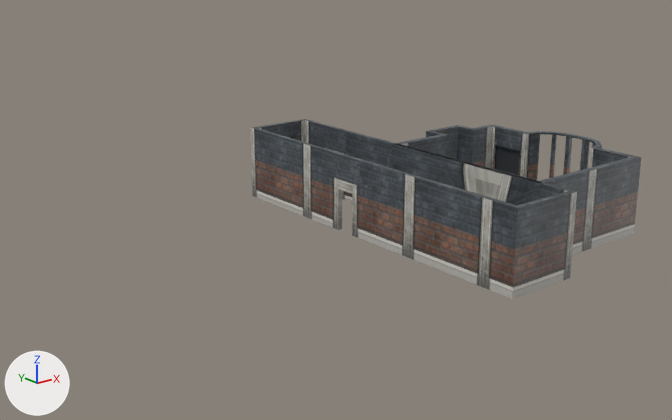
Renders of the glTF model escape_room/assets/map.glb from each side of a commit.
Both versions are drawn from a 50 mm lens placed at (-10.2, -8.96, 4.34), pointed at (-2.54, 0.62, 0.51). Arrows for +X, +Y and +Z are at lower left; the lights stay in place. Vertices at the same position are counted once.
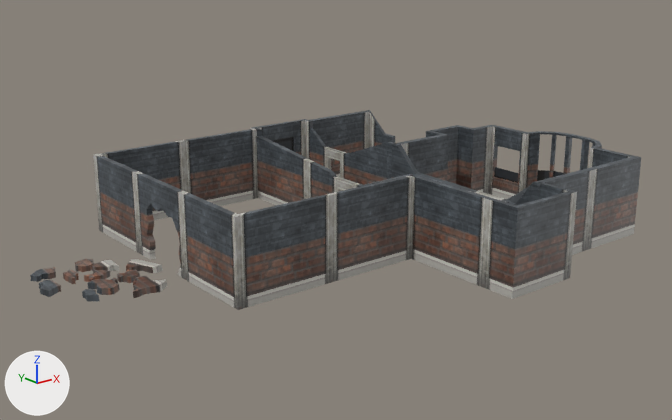
What differs and where, as boxes (x1, y1, x2, y2) in the pictures (672 x 420 px; the box of a moved part takes in the faces that stretch with it):
'Plane.009', added
    after: (93, 129, 413, 310)
'Plane', reshaped
    before: (392, 125, 641, 255)
    after: (391, 125, 641, 255)
'Plane.019', added
    after: (30, 259, 167, 302)
'Plane.002', added (black)
    after: (307, 110, 395, 177)
'Plane.001', reshaped
    before: (291, 137, 520, 176)
    after: (273, 137, 294, 151)
'Plane.007', added
    after: (494, 167, 563, 183)
part 1 of me_plane, moved or reshaped
    before: (392, 144, 540, 205)
    after: (391, 144, 540, 205)
part 2 of me_plane_001, deleted (black)
    before: (495, 146, 520, 176)
part 3 of me_plane_005, moved or reshaped
    before: (256, 121, 577, 199)
    after: (257, 121, 577, 199)

The change in detail:
me_plane is used by ob_plane; location (0.06, -0.27, 0.58).
me_plane had 142 vertices, 312 faces and spanned x -1.15..1.48, y -1.43..1.69, z -0.58..0.56.
me_plane now has 143 vertices, 314 faces and spans x -1.15..1.48, y -1.43..1.69, z -0.58..0.56.
Part 1, on me_plane:
6 vertices are removed from x -1.15..-1.06, y -1.18..-0.24, z 0.56.
25 faces are deleted.
7 vertices are added at x -1.15..-1.06, y -1.31..1.25, z 0.19..0.56.
27 new faces join them.
me_plane_001 has 12 vertices, 6 faces and spans x -1.9..0.99, y -1.32..3.58, z -0.33..0.31.
me_plane_001 is used by ob_plane_001; location (0.06, -0.27, 0.58).
me_plane_001 part 2: the loose piece of 4 vertices spanning x 0.99, y 0.64..1.26, z -0.31..0.29 is deleted.
me_plane_005 is used by ob_plane_003; location (0.06, -0.27, 0.58).
me_plane_005 had 108 vertices, 220 faces and spanned x -2.17..-1.07, y -1.94..3.62, z -0.58..0.56.
me_plane_005 now has 111 vertices, 205 faces and spans x -2.17..-1.07, y -1.94..3.62, z -0.58..0.56.
Part 3, on me_plane_005:
18 vertices are removed from x -2.17..-1.07, y -0.87..3.03, z 0.19..0.56.
73 faces are deleted.
21 vertices are added at x -1.14..-1.07, y -1.39..1.35, z 0.05..0.56.
58 new faces join them.
Mesh me_plane_023 is new.
It has 282 vertices, 520 faces and spans x -6.51..-4.97, y 0.89..2.32, z -0.58..-0.48.
It uses material mat_material_001 (picture img_wall).
Mesh me_plane_010 is new.
It has 60 vertices, 116 faces and spans x -4.9..-2.11, y -0.18..3.52, z -0.58..0.56.
It uses material mat_material_001 (picture img_wall).
Mesh me_plane_008 is new.
It has 32 vertices, 60 faces and spans x -1.11..0.27, y 1.65..3.53, z -0.58..0.56.
It uses material mat_material_001 (picture img_wall).
Mesh me_plane_007 is new.
It has 24 vertices, 16 faces and spans x 0.23..1.43, y -1.32..2.88, z -0.63..-0.06.
It uses material mat_window (picture img_windows).
Object 'Plane.019' (ob_plane_019) is new; it shows me_plane_023.
Its location is (0.06, -0.27, 0.58).
Object 'Plane.009' (ob_plane_009) is new; it shows me_plane_010.
Its location is (0.06, -0.27, 0.58).
Object 'Plane.002' (ob_plane_002) is new; it shows me_plane_008.
Its location is (0.06, -0.27, 0.58).
Object 'Plane.007' (ob_plane_007) is new; it shows me_plane_007.
Its location is (0.06, -0.27, 0.58).
